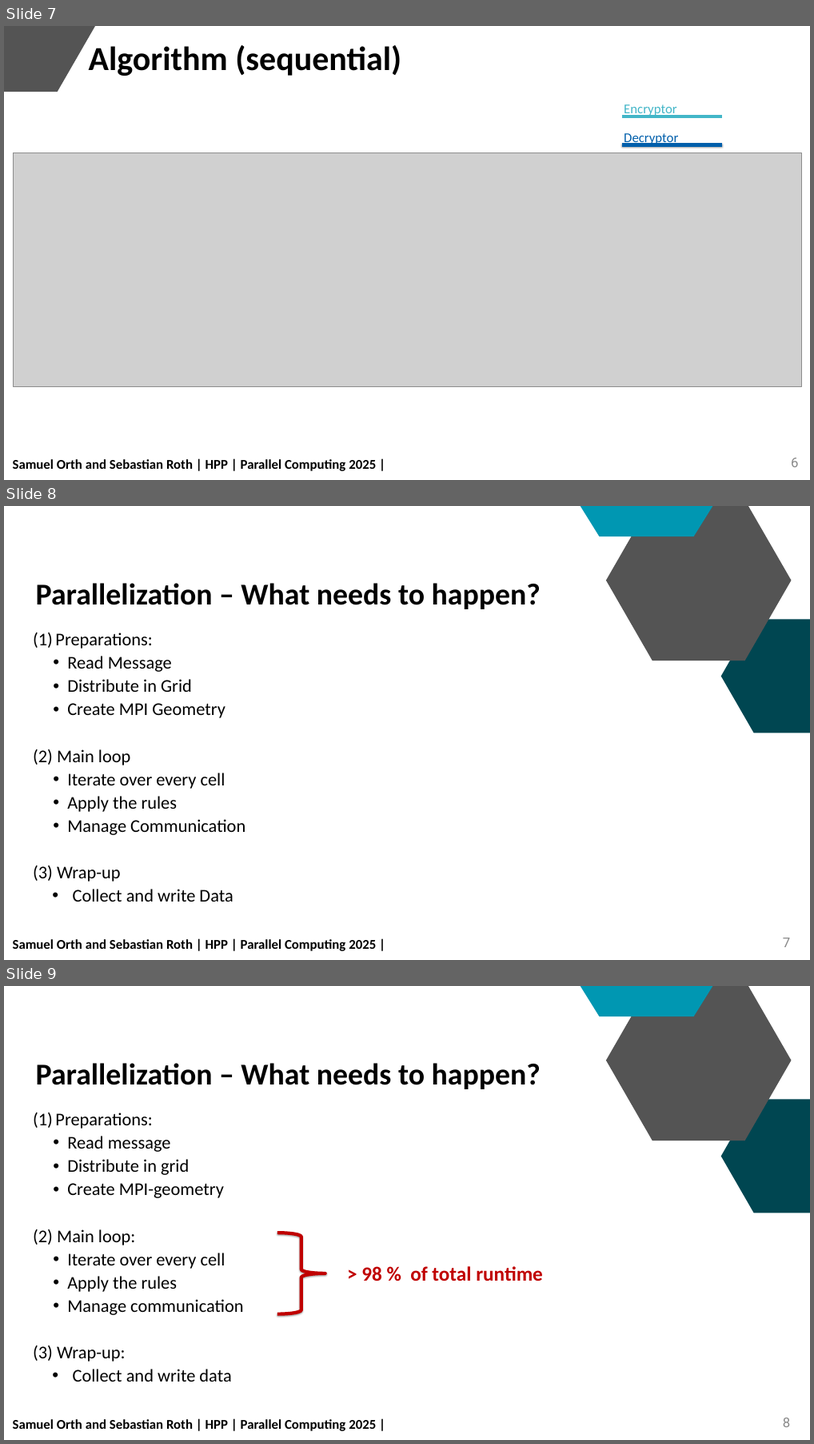
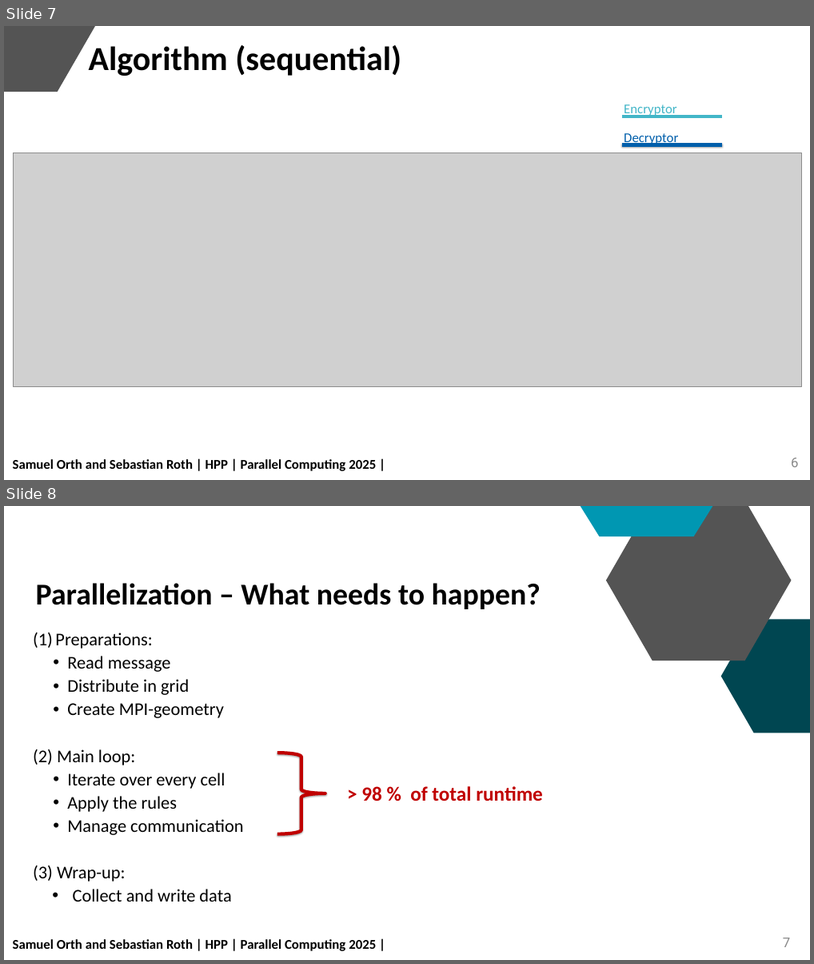
Before and after one commit to SebClone/HPP_CA, a slide deck: HPP_CA_Orth_Roth.pptx. Shown one above the other, each under a label of ours: slides 7, 8 and 9 before the commit, slides 7 and 8 after it. The pictures are 814x1444 and 814x964 pixels, drawn with LibreOffice and Linux fonts; fonts in the diff are those of the drawing; grey boxes stand for pictures; background and template pictures are left out. Boxes give left, top, right and bottom in pixels: in the first picture for what was removed or moved away, otherwise in the second. Text is boxed around its words. In the diff, an @@ line names an element or a change of style, - is before the commit and + after.

```diff
--- a/HPP_CA_Orth_Roth.pptx
+++ b/HPP_CA_Orth_Roth.pptx
@@ slide 8 removed at (4,506,810,960), background #FFFFFF; not listed: 4 template elements that a slide beside it also shows @@
@@ title removed at (36,583,541,609) @@
-Parallelization – What needs to happen?
@@ text removed at (33,632,246,901) @@
-(1) Preparations:
-  • Read Message
-  • Distribute in Grid
-  • Create MPI Geometry
-(2) Main loop
-  • Iterate over every cell
-  • Apply the rules
-  • Manage Communication
-(3) Wrap-up
-  • Collect and write Data
@@ page number removed at (783,937,790,947) @@
-7
@@ what was slide 9 is now slide 8 @@
@@ page number at (783,937,790,947): text changed @@
-8
+7
```
Also in this commit, not shown: 1 slide changed, 3 other files.
